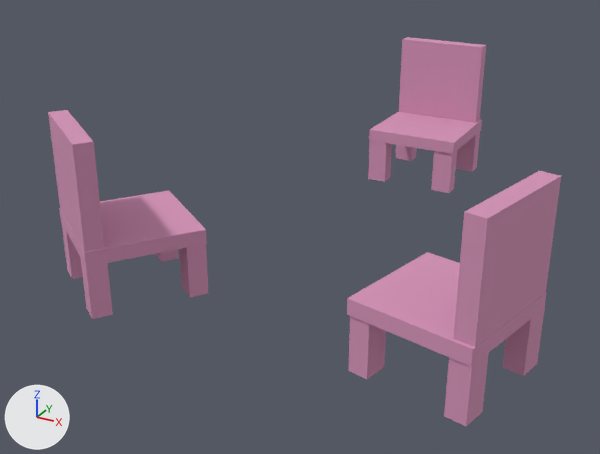
Before and after pictures for a commit that changed the OBJ model ProyectoFinal/ProyectoFinal/Models/Silla/Silla.obj.
One viewpoint serves both versions: a 50 mm lens placed at (1.501, -0.28, 3.345), pointed at (0.503, 1.536, 2.437). Every picture has the same lights, and +X, +Y and +Z are marked at lower left. Where no turn or scale is listed for an object, it has been applied to the vertices.

Objects in the first picture: 'Silla'.
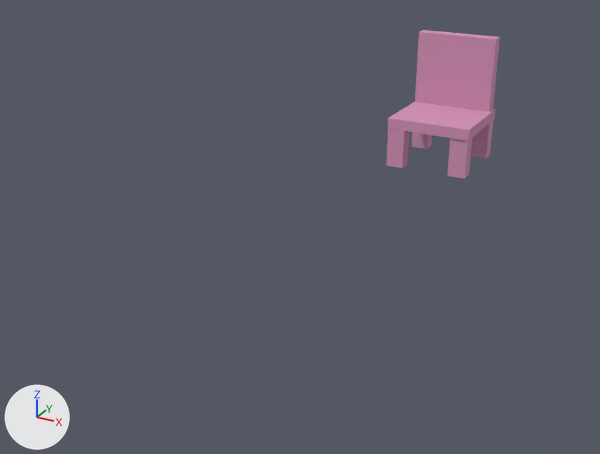
Pixel boxes [x1, y1, x2, y2] of what changed, in the pictures (600 x 454 px; the box of a moved part takes in the faces that stretch with it):
'Silla', reshaped (78% narrower, 62% shorter): before [48, 37, 561, 426]; after [386, 30, 500, 179]
part 1 of me_silla, moved or reshaped: before [399, 37, 486, 123]; after [415, 30, 500, 112]
part 2 of me_silla, moved or reshaped: before [456, 132, 480, 171]; after [471, 121, 493, 159]
part 3 of me_silla, moved or reshaped: before [395, 145, 417, 161]; after [411, 132, 432, 149]
part 4 of me_silla, moved or reshaped: before [368, 141, 392, 182]; after [386, 129, 409, 168]
part 5 of me_silla, moved or reshaped: before [431, 151, 457, 193]; after [447, 138, 472, 179]
part 6 of me_silla, moved or reshaped: before [369, 112, 482, 154]; after [388, 102, 495, 141]
part 7 of me_silla, deleted (pink): before [48, 110, 561, 426]

Patch to the scene script:
```diff
--- a/ProyectoFinal/ProyectoFinal/Models/Silla/Silla.obj.py
+++ b/ProyectoFinal/ProyectoFinal/Models/Silla/Silla.obj.py
@@ me_silla @@
 # used by ob_silla; location = (0.0, 0.0, 0.0)
-me_silla.from_pydata(...)  # 144 vertices, 108 faces; spans x 0.076..1.227, y 0.927..2.331, z 2.403..2.813
+me_silla.from_pydata(...)  # 48 vertices, 36 faces; spans x 0.469..0.748, y 2.2..2.479, z 2.403..2.813
+# me_silla part 1: the loose piece of 8 vertices spanning x 0.472..0.74, y 2.286..2.33, z 2.559..2.813 is moved by (0.0, 0.148, 0.0), in mat_silla1_lambert2sg (picture img_rosa_png)
+# me_silla part 2: the loose piece of 8 vertices spanning x 0.687..0.745, y 2.283..2.33, z 2.403..2.534 is moved by (0.0, 0.148, 0.0), in mat_silla1_lambert2sg (picture img_rosa_png)
+# me_silla part 3: the loose piece of 8 vertices spanning x 0.469..0.527, y 2.284..2.331, z 2.403..2.534 is moved by (0.0, 0.148, 0.0), in mat_silla1_lambert2sg (picture img_rosa_png)
+# me_silla part 4: the loose piece of 8 vertices spanning x 0.471..0.529, y 2.053..2.1, z 2.403..2.534 is moved by (0.0, 0.148, 0.0), in mat_silla1_lambert2sg (picture img_rosa_png)
+# me_silla part 5: the loose piece of 8 vertices spanning x 0.686..0.744, y 2.057..2.103, z 2.403..2.534 is moved by (0.0, 0.148, 0.0), in mat_silla1_lambert2sg (picture img_rosa_png)
+# me_silla part 6: the loose piece of 8 vertices spanning x 0.47..0.748, y 2.052..2.331, z 2.533..2.569 is moved by (0.0, 0.148, 0.0), in mat_silla1_lambert2sg (picture img_rosa_png)
+# me_silla part 7: 12 loose pieces with 96 vertices, spanning x 0.076..1.227, y 0.927..1.316, z 2.403..2.813, are deleted
 me_silla.materials.append(mat_silla1_lambert2sg)
-me_silla.materials.append(mat_silla_lambert2sg)  # picture img_rosa_png
-me_silla.materials.append(mat_silla2_lambert2sg)  # picture img_rosa_png
```
